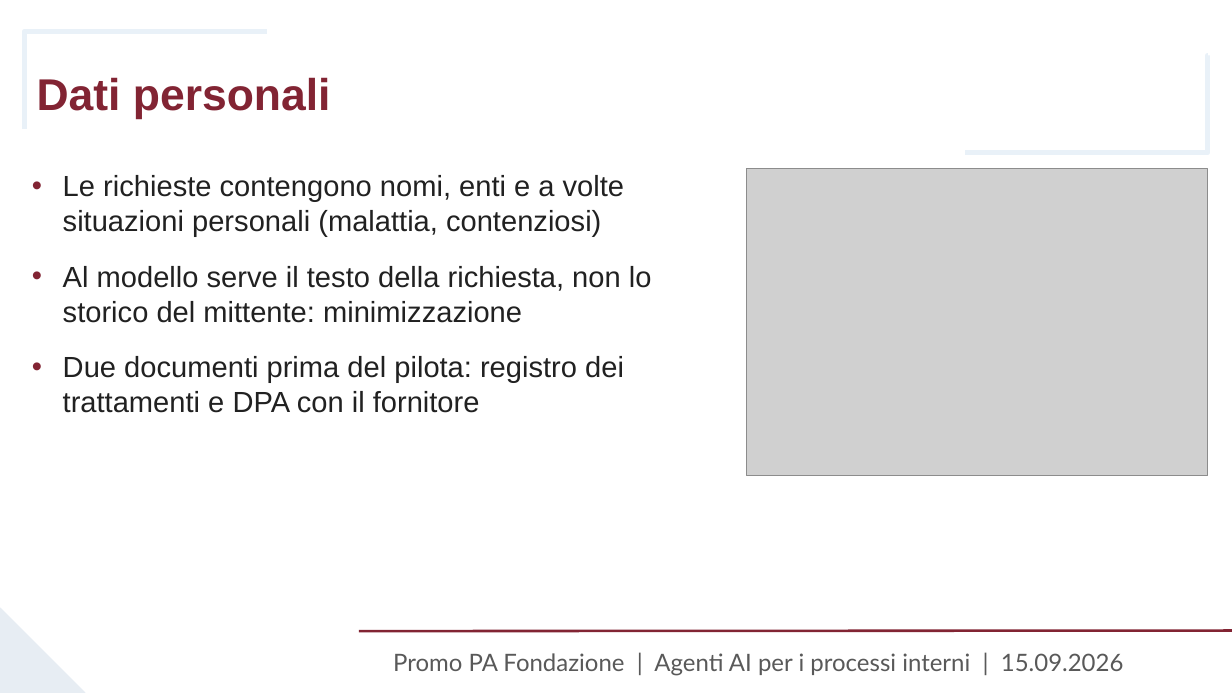
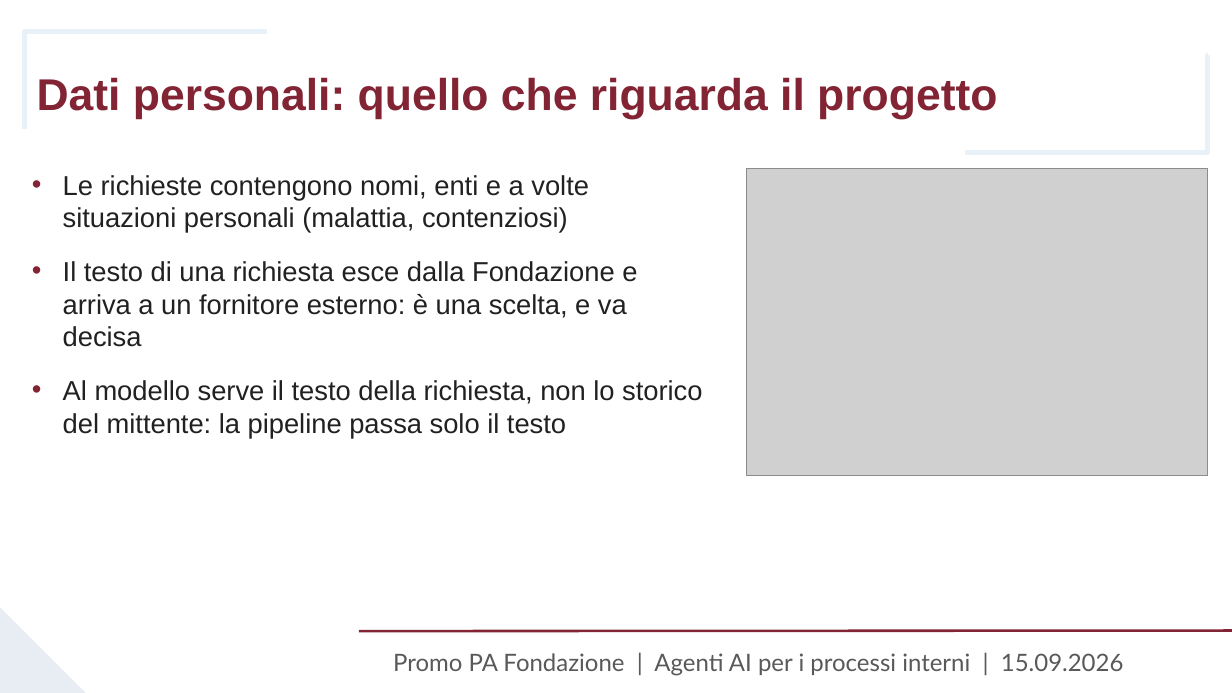
Before and after one commit to fabsilvestri/promopa-agenti-ai, a slide deck: slide 66 of slides/Lezione_15_settembre_Agenti_AI_PromoPA.pptx (slide 65 before the commit). Drawn at 1232x693 pixels with LibreOffice and Linux fonts; fonts in the diff are those of the drawing; grey boxes stand for pictures; background and template pictures are left out. Boxes give left, top, right and bottom in pixels: in the first picture for what was removed or moved away, otherwise in the second. Text is boxed around its words. In the diff, an @@ line names an element or a change of style, - is before the commit and + after.

```diff
--- a/slides/Lezione_15_settembre_Agenti_AI_PromoPA.pptx
+++ b/slides/Lezione_15_settembre_Agenti_AI_PromoPA.pptx
@@ title at (37, 77, 997, 119): text changed @@
-Dati personali
+Dati personali: quello che riguarda il progetto
@@ text at (63, 175, 589, 233): size 17 to 16 pt in "Le richieste contengono nomi, enti e a ..." @@
@@ text at (63, 261, 702, 438): text changed; size 17 to 16 pt @@
-• Al modello serve il testo della richiesta, non lo storico del mittente: minimizzazione
-• Due documenti prima del pilota: registro dei trattamenti e DPA con il fornitore
+• Il testo di una richiesta esce dalla Fondazione e arriva a un fornitore esterno: è una scelta, e va decisa
+• Al modello serve il testo della richiesta, non lo storico del mittente: la pipeline passa solo il testo
```
Also in this commit, not shown: 2 other slides changed, 4 slides added, 4 slides removed, 5 other files.
